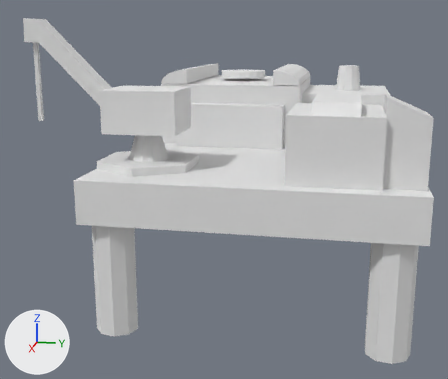
Before and after pictures for a commit that changed the Blender file blender/items/structures/BotHarbour.blend.
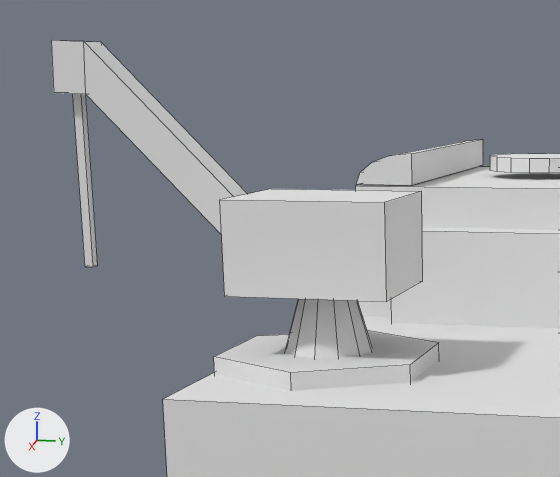
The first picture shows the older version from a 50 mm lens placed at (17.3, 2.05, 5.74), pointed at (0.35, -1.34, 1.5). The close-ups show both versions on the part from 0% to 57% of the width and 0% to 57% of the height of that picture. Arrows for +X, +Y and +Z are at lower left; the lights stay in place. The close-ups show mesh edges as thin lines.

The older version as bpy lines, for what is in view:
```python
me_cube = bpy.data.meshes.new('Cube')
me_cube.from_pydata(...)  # a box spanning x -5.0..5.0, y -3.74..3.76, z 1.74..2.74
me_cube.materials.append(mat_ground_mat)  # its picture is missing
me_cube_010 = bpy.data.meshes.new('Cube.010')
me_cube_010.from_pydata(...)  # 52 vertices, 31 faces; spans x 2.4..3.9, y -5.57..-1.76, z 2.87..6.2
me_cube_010.materials.append(mat_carne_mat)  # its picture is missing
me_cylinder_010 = bpy.data.meshes.new('Cylinder.010')
me_cylinder_010.from_pydata(...)  # 32 vertices, 17 faces; spans x -0.7..0.7, y -0.7..0.7, z -0.1..0.1
me_cylinder_010.materials.append(mat_block2_venti_mat)  # its picture is missing
ob_block2_venti = bpy.data.objects.new('Block2 venti', me_cylinder_010)
ob_block2_venti.location = (-2.38, -1.26, 4.6)
ob_crane = bpy.data.objects.new('Crane', me_cube_010)
ob_crane.location = (0.0, 0.0, -0.03)
ob_ground = bpy.data.objects.new('Ground', me_cube)
ob_ground.location = (0.0, 0.0, -0.03)
# also in view: 'Crane ground' at (3.15, -2.63, 2.76); 'Block2 roof' at (-2.4, -1.29, 4.63); 'Block2 door' at (0.05, -1.22, 3.27); 'Block2' at (-2.41, -1.3, 3.54)
```
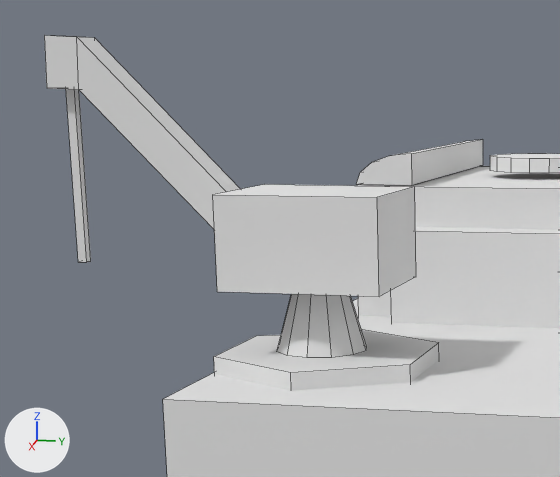
The change, as a diff of the scene's bpy script:
```diff
--- a/blender/items/structures/BotHarbour.blend.py
+++ b/blender/items/structures/BotHarbour.blend.py
@@ me_cube_010 @@
 me_cube_010.from_pydata(...)  # 52 vertices, 31 faces; spans x 2.4..3.9, y -5.57..-1.76, z 2.87..6.2
 # used by ob_crane; location = (0.0, 0.0, -0.03)
+# me_cube_010 part 1: the whole mesh is moved by (-3.15, 2.63, -4.59)
 me_cube_010.materials.append(mat_carne_mat)
@@ ob_crane @@
 ob_crane = bpy.data.objects.new('Crane', me_cube_010)
-ob_crane.location = (0.0, 0.0, -0.03)
+ob_crane.location = (3.14, -2.71, 4.61)
```

Where the change shows, as pixel boxes [x1, y1, x2, y2] in the close-ups (560 x 477 px):
'Crane', moved
    before: [51, 40, 423, 358]
    after: [44, 36, 416, 358]
